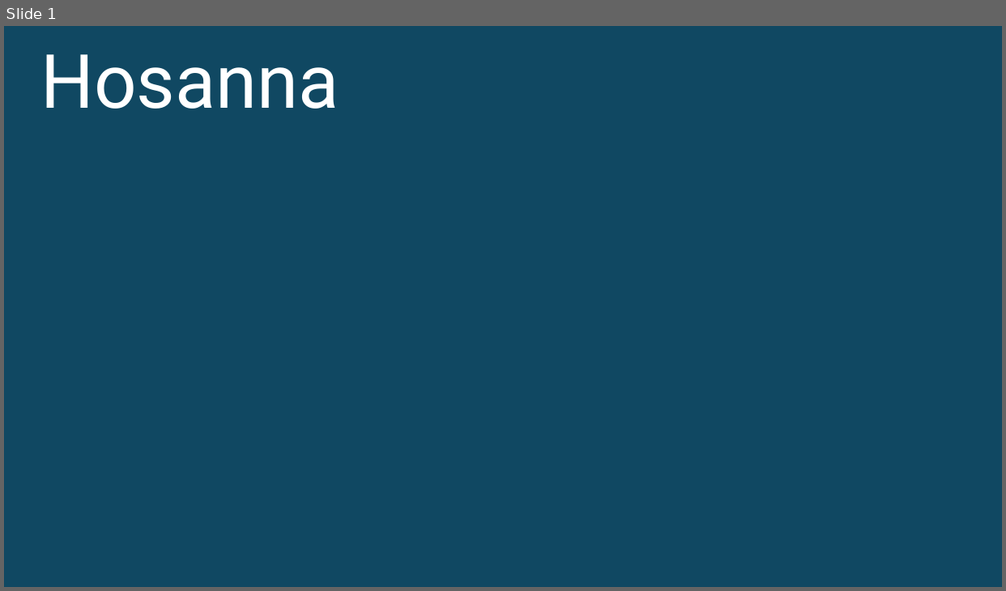
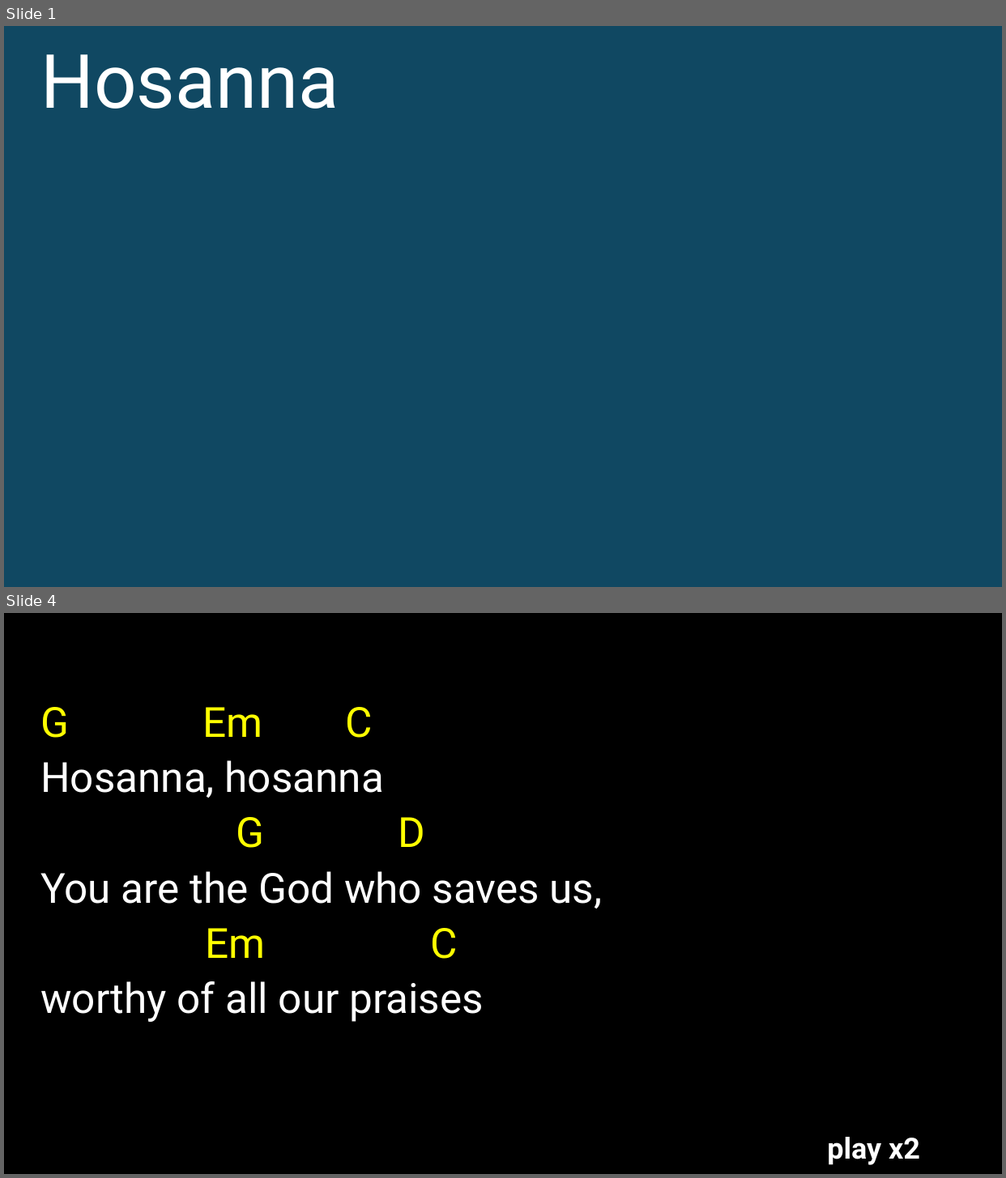
Before and after one commit to kendall412/worship, a slide deck: Hosanna (Praise is Rising)-CH.pptx. Shown one above the other, each under a label of ours: slide 1 before the commit, slides 1 and 4 after it; the slides between them are not shown. The pictures are 1006x591 and 1006x1178 pixels, drawn with LibreOffice and Linux fonts; fonts in the diff are those of the drawing. Boxes give left, top, right and bottom in pixels: in the first picture for what was removed or moved away, otherwise in the second. Text is boxed around its words. In the diff, an @@ line names an element or a change of style, - is before the commit and + after.

```diff
--- a/Hosanna (Praise is Rising)-CH.pptx
+++ b/Hosanna (Praise is Rising)-CH.pptx
@@ slide 4 added at (4, 613, 1002, 1174), background #000000 @@
@@ subtitle added at (40, 707, 603, 1022), 40 pt, text #FFFFFF @@
+G Em C
+Hosanna, hosanna
+G D
+You are the God who saves us,
+Em C
+worthy of all our praises
@@ text added at (827, 1137, 920, 1165), 28 pt, text #FFFFFF, bold @@
+play x2
```
Also in this commit, not shown: 6 slides changed, 4 other slides added, 6 other files.
